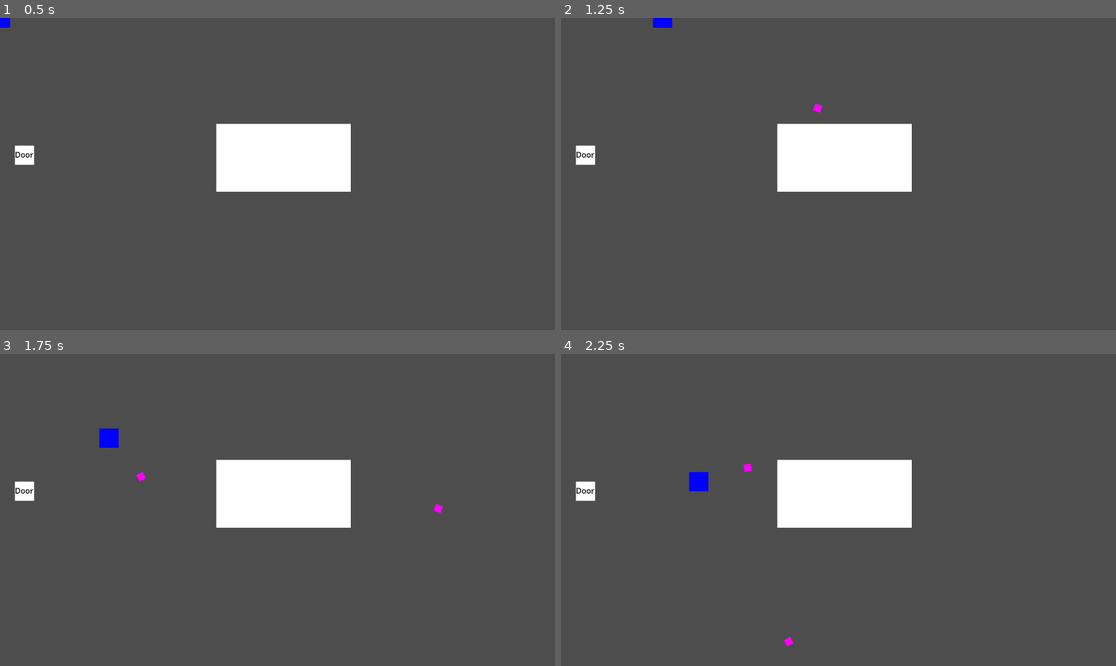
Above: before the commit, frames 1-4 (two rows, left to right).
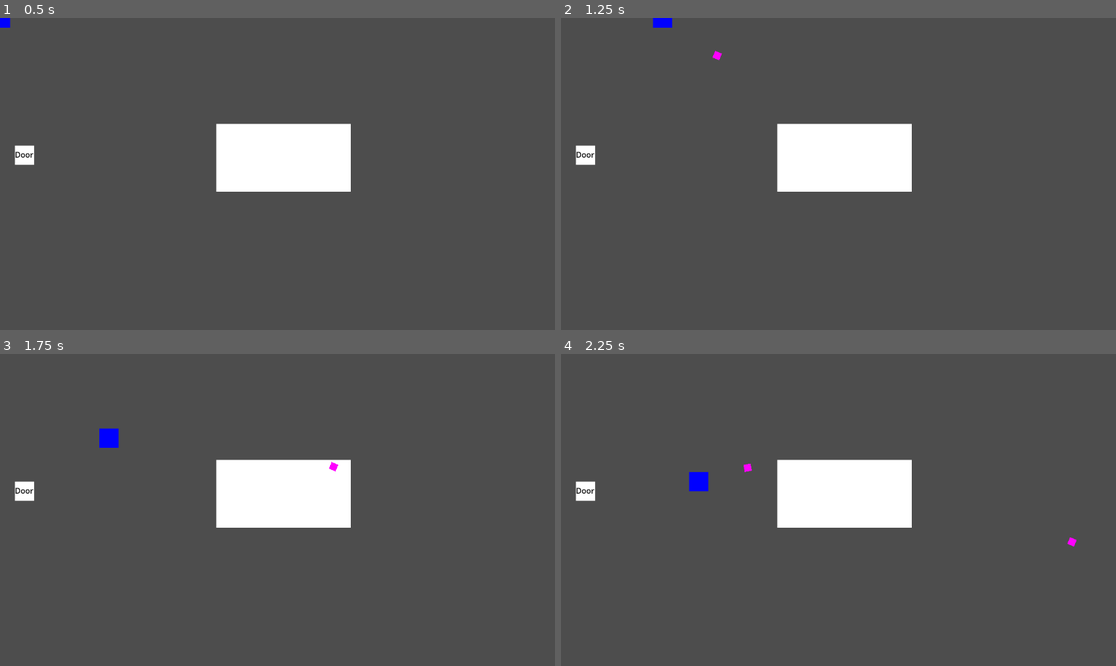
Above: after the commit, the same moments.

Repository: FlashBash21/9Lives
Game: Godot game, scene res://Scenes/Areas/world_manager.tscn
Two runs of this game, one before a commit and one after it. Both use one fixed random seed, a clock stepped at 60 frames per second and the inputs below.
Inputs (mouse positions are in pixels of both pictures, inside the frame that each line leads up to):
- Up to frame 1 (0.5 s): no input
- Up to frame 2 (1.25 s): tap Enter (ui_accept) at 0.5, 0.77 s; move the mouse to (960, 158) at 0.52 s; press the mouse at (960, 158) at 0.53 s; hold D (move_right) from 0.53 s (still down)
- Up to frame 3 (1.75 s): move the mouse to (166, 525) at 1.27 s; release D (move_right) at 1.28 s; release the mouse at (166, 525) at 1.28 s; hold S (move_down) from 1.28 s (still down); tap Space (dash) at 1.35 s; tap Enter (ui_accept) at 1.52 s; click (166, 525) at 1.55 s
- Up to frame 4 (2.25 s): move the mouse to (894, 441) at 2.02 s; release S (move_down) at 2.03 s; press the mouse at (894, 441) at 2.03 s; hold D (move_right) from 2.03 s (still down)

Frame 1 is identical in both runs. In frame 2, less than 0.1% of the frame differs, in the area x 27-48%, y 10-31%; in frame 3, 0.1%, in the area x 24-80%, y 34-52%; in frame 4, less than 0.1%.

Commit message:
Cooldown in seconds
Changed projectile cooldowns to rely on time passed (in seconds) rather than frames passed

Diff:
--- a/Scripts/Abilities/projectile_ability.tres.gd
+++ b/Scripts/Abilities/projectile_ability.tres.gd
@@ -12,7 +12,7 @@
 
 
 func _physics_process(delta):
-	last_shot += 1
+	last_shot += delta
 	for i in projectiles:
 		var p = i["projectile"]
 		var vel = i["velocity"]
--- a/Scripts/Entities/player.gd
+++ b/Scripts/Entities/player.gd
@@ -28,8 +28,8 @@
 		if (Input.is_action_just_pressed("dash")): dash_ability.execute({"entity" = self, "speed" = self.speed*2, "duration" = 0.1})
 
 	#projectile ability
-	if(Input.is_action_just_pressed("shoot")): basic_projectile_ability.execute(({"entity" = self, "speed" = 800, "direction" = dir,
-									"cooldown" = 5, "damage" = 5}))
+	if(Input.is_action_pressed("shoot")): basic_projectile_ability.execute(({"entity" = self, "speed" = 800, "direction" = dir,
+									"cooldown" = 1, "damage" = 5}))
 
 func apply_damage(ammount: int) -> void:
 	hp -= ammount
--- a/project.godot
+++ b/project.godot
@@ -45,6 +45,7 @@
 shoot={
 "deadzone": 0.5,
 "events": [Object(InputEventMouseButton,"resource_local_to_scene":false,"resource_name":"","device":-1,"window_id":0,"a …(253 unchanged characters)…
+, Object(InputEventKey,"resource_local_to_scene":false,"resource_name":"","device":-1,"window_id":0,"alt_pressed":false,"shift_pressed":false,"ctrl_pressed":false,"meta_pressed":false,"pressed":false,"keycode":0,"physical_keycode":80,"key_label":0,"unicode":112,"echo":false,"script":null)
 ]
 }
 
